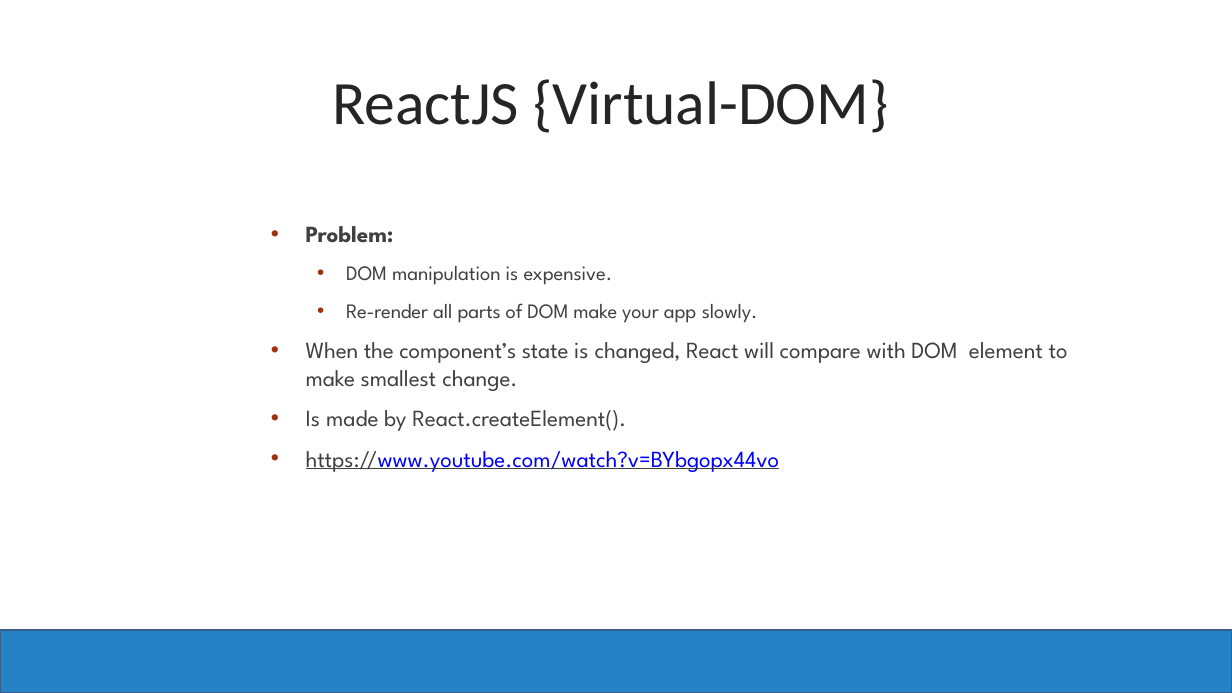
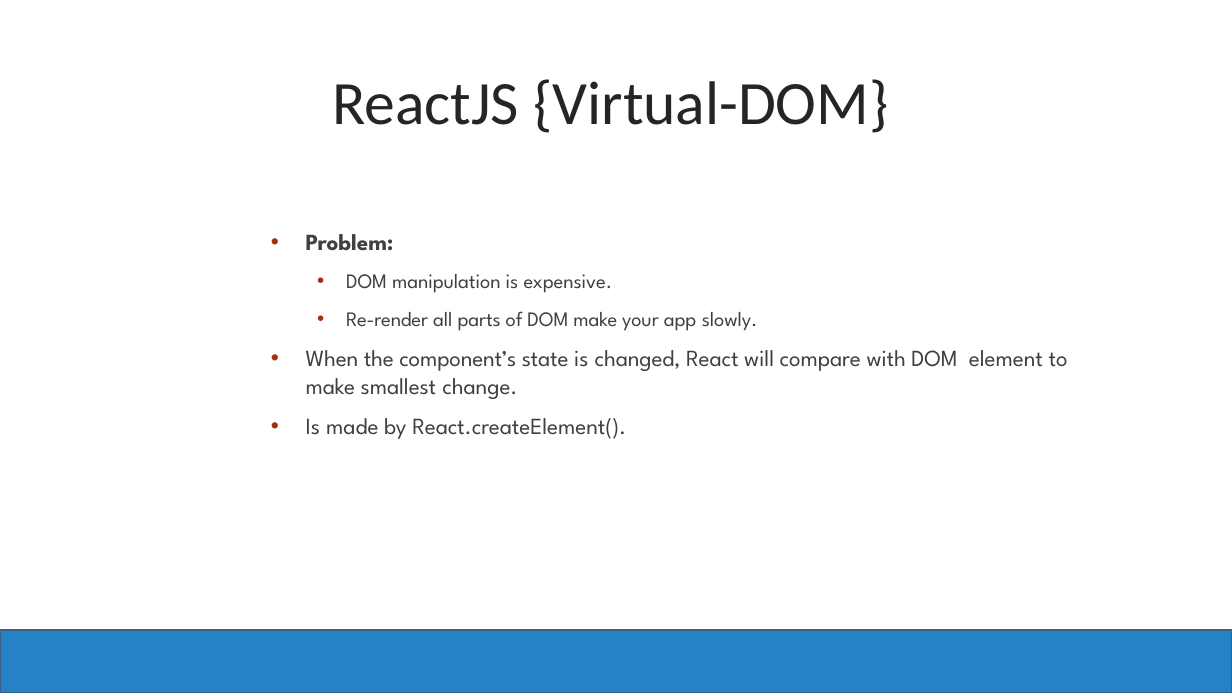
Before and after one commit to byteridge/Foundry2019-Bootcamp, a slide deck: slide 4 of React/Presentation/ReactJs Presentation.pptx. Drawn at 1232x693 pixels with LibreOffice and Linux fonts; fonts in the diff are those of the drawing. Boxes give left, top, right and bottom in pixels: in the first picture for what was removed or moved away, otherwise in the second. Text is boxed around its words. In the diff, an @@ line names an element or a change of style, - is before the commit and + after.

```diff
--- a/React/Presentation/ReactJs Presentation.pptx
+++ b/React/Presentation/ReactJs Presentation.pptx
@@ text "Problem:": place and size @@
-text "Problem:" at [306,226,1068,472]
+text "Problem:" at [306,234,1068,439]
@@ text at [306,451,780,472]: paragraph removed @@
-• https://www.youtube.com/watch?v=BYbgopx44vo
```
Also in this commit, not shown: 5 other files.
